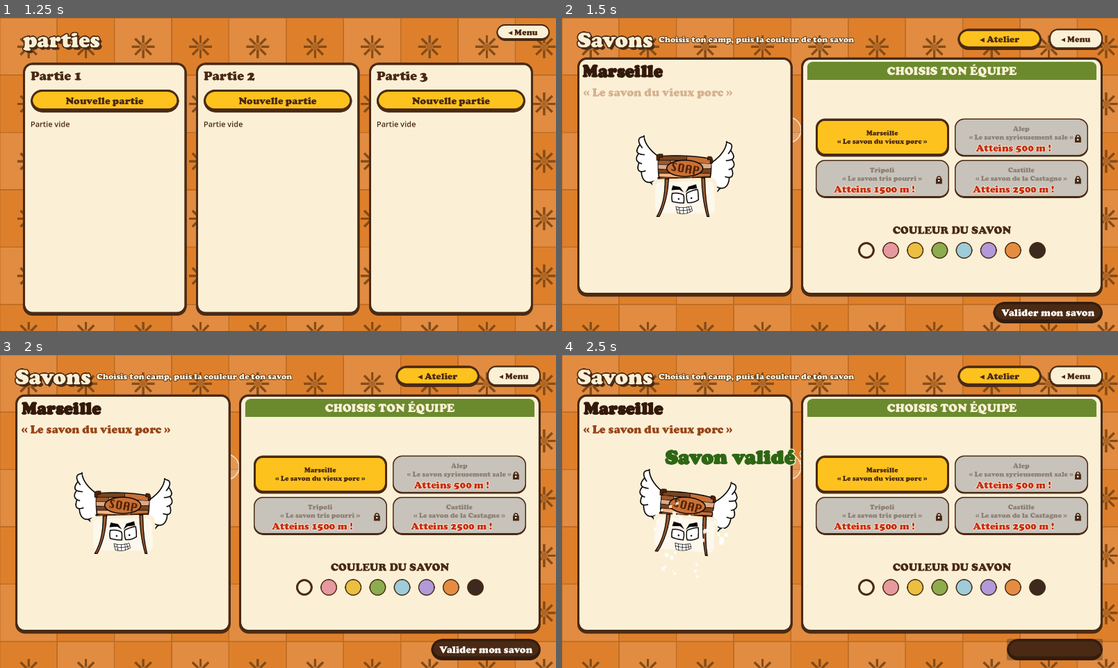
Above: before the commit, frames 1-4 (two rows, left to right).
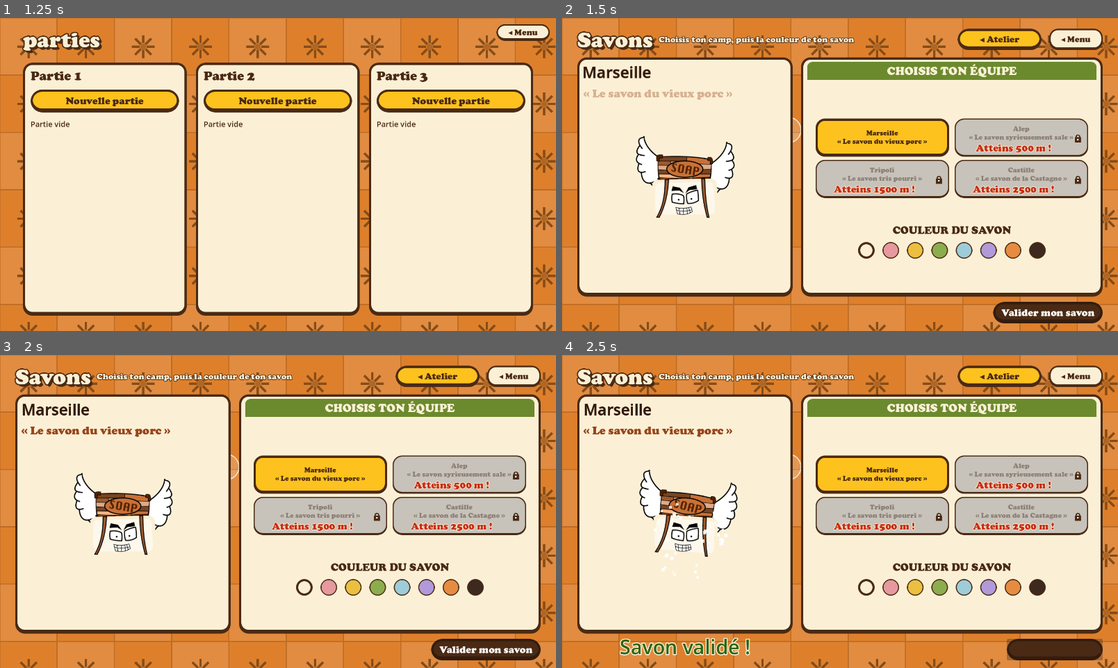
Above: after the commit, the same moments.

Repository: atostivint/LesAilesEtLaCaisse
Game: Godot game, scene res://Mathilde/main_menu.tscn
The game is run twice, just before and just after one commit, with the same random seed, the same clock (stepped at 60 frames per second) and the same inputs. Sound files missing from this copy of the repository are replaced by a short silence.
Inputs:
- Up to frame 1 (1.25 s): click "Nouvelle partie" at 0.5 s
- Up to frame 2 (1.5 s): click "Nouvelle partie" at 1.25 s
- Up to frame 3 (2 s): no input
- Up to frame 4 (2.5 s): click "Valider mon savon" at 2 s

Frame 1 is identical in both runs. In frame 2, 1.5% of the frame differs, in the area x 3-32%, y 14-64%; in frame 3, 1.5%; in frame 4, 3.1%, in the area x 3-43%, y 14-96%.

Commit message:
Écran des savons : message de validation centré sous le savon, noms en police plus lisible
Co-Authored-By: Claude Haiku 5.5 <noreply@anthropic.com>

Diff:
--- a/scripts/equipes.gd
+++ b/scripts/equipes.gd
@@ -68,10 +68,10 @@
 	valider.pressed.connect(_on_valider)
 	# Nom du savon : police du jeu en plus gras et plus grande, pour bien la lire
 	var gras := FontVariation.new()
-	gras.base_font = nom_label.get_theme_font("font")
-	gras.variation_embolden = 0.9
+	gras.base_font = ThemeDB.fallback_font
+	gras.variation_embolden = 0.4
 	nom_label.add_theme_font_override("font", gras)
-	nom_label.add_theme_font_size_override("font_size", 44)
+	nom_label.add_theme_font_size_override("font_size", 40)
 	nom_label.add_theme_color_override("font_color", Color(0.2, 0.1, 0.04, 1))
 	nom_label.add_theme_color_override("font_outline_color", CREME)
 	nom_label.add_theme_constant_override("outline_size", 4)
@@ -182,12 +182,13 @@
 	message.add_theme_color_override("font_outline_color", CREME)
 	message.add_theme_constant_override("outline_size", 10)
 	message.add_theme_font_size_override("font_size", 52)
-	message.add_theme_font_override("font", nom_label.get_theme_font("font"))
-	message.set_anchors_and_offsets_preset(Control.PRESET_CENTER_TOP)
-	message.offset_top = 16.0
+	message.add_theme_font_override("font", ThemeDB.fallback_font)
 	message.mouse_filter = Control.MOUSE_FILTER_IGNORE
 	zone.add_child(message)
-	message.pivot_offset = message.get_minimum_size() * 0.5
+	# Centré sous le savon
+	var taille := message.get_minimum_size()
+	message.position = Vector2(zone.size.x * 0.5 - taille.x * 0.5, savon.position.y + 80.0 * savon.scale.y)
+	message.pivot_offset = taille * 0.5
 	message.scale = Vector2.ZERO
 	var t := create_tween()
 	t.tween_property(message, "scale", Vector2.ONE * 1.2, 0.25).set_trans(Tween.TRANS_BACK).set_ease(Tween.EASE_OUT)
